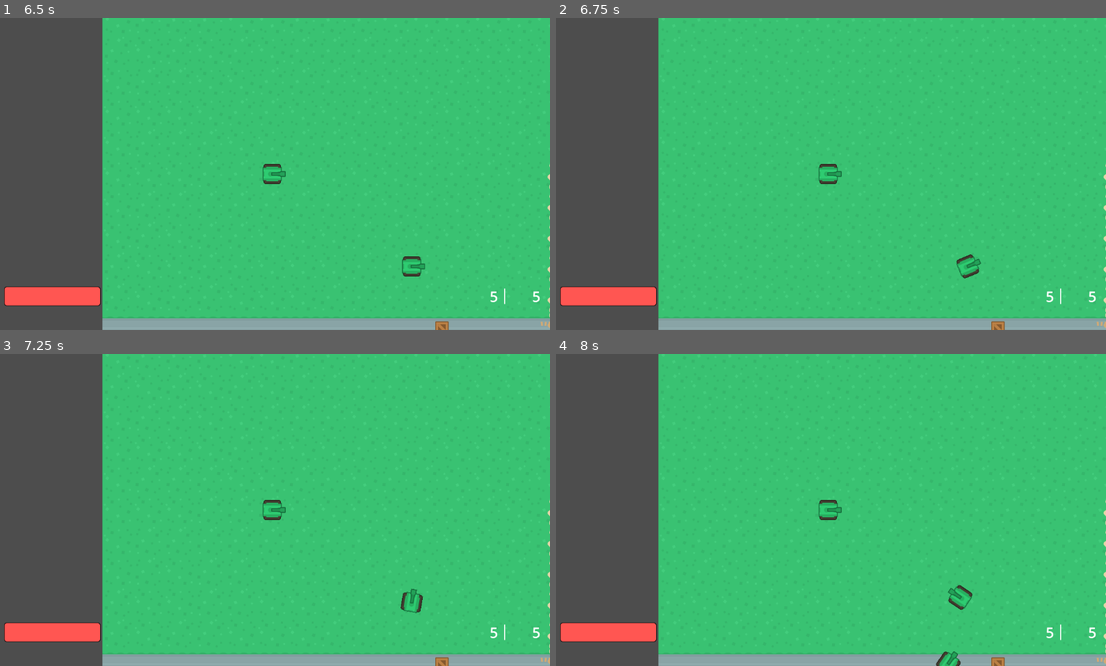
Above: before the commit, frames 1-4 (two rows, left to right).
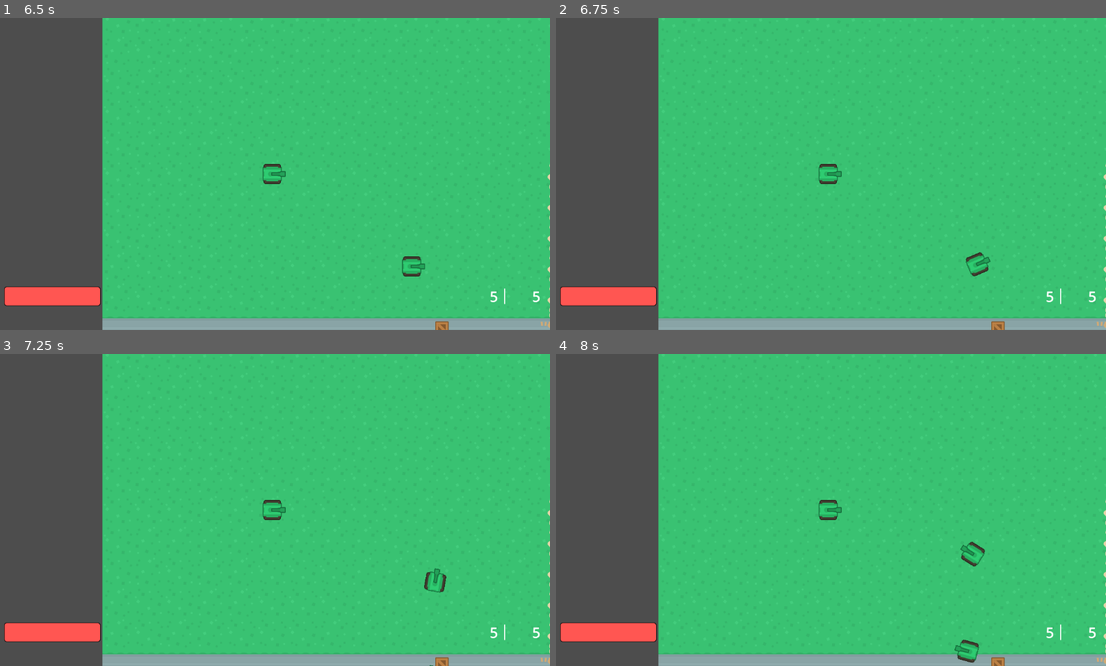
Above: after the commit, the same moments.

Repository: BrianMosbeux/Steel_Storm
Game: Godot game, scene res://scenes/main.tscn
Same seed, same stepped clock (60 frames per second), same inputs: the game is played once before the commit and once after it.
Inputs:
- Up to frame 1 (6.5 s): tap Enter at 4.25, 5.75 s; tap Space at 5 s
- Up to frame 2 (6.75 s): tap Space at 6.5 s
- Up to frame 3 (7.25 s): no input
- Up to frame 4 (8 s): no input

Frame 1 is identical in both runs. In frame 2, 0.2% of the frame differs, in the area x 72-80%, y 75-84%; in frame 3, 0.3%; in frame 4, 0.6%, in the area x 69-79%, y 60-100%.

Commit message:
Fix npc movement and add npcs to pathfinding calculation
In ai.gd physic_process, instead of rotating first and than moving, npc rotate toward the desired angle and move toward their current rotation angle
In pathfinding.dg add function update_navigation_map()

Diff:
--- a/scenes/enemy.tscn
+++ b/scenes/enemy.tscn
@@ -10,7 +10,7 @@
 [sub_resource type="RectangleShape2D" id="RectangleShape2D_ynfwj"]
 size = Vector2(40, 42)
 
-[node name="Enemy" type="CharacterBody2D" groups=["enemies"]]
+[node name="Enemy" type="CharacterBody2D" groups=["enemies", "obstacles"]]
 script = ExtResource("1_dbcdo")
 
 [node name="TankBodySprite" type="Sprite2D" parent="."]
--- a/scenes/main.tscn
+++ b/scenes/main.tscn
@@ -21,6 +21,7 @@
 1:0/0/terrain = 0
 1:0/0/terrains_peering_bit/bottom_side = 0
 1:0/0/terrains_peering_bit/top_side = 0
+1:0/0/custom_data_0 = true
 2:1/0 = 0
 2:1/0/terrain_set = 0
 2:1/0/terrain = 0
@@ -28,65 +29,80 @@
 2:1/0/terrains_peering_bit/bottom_side = 0
 2:1/0/terrains_peering_bit/left_side = 0
 2:1/0/terrains_peering_bit/top_side = 0
+2:1/0/custom_data_0 = true
 3:1/0 = 0
 3:1/0/terrain_set = 0
 3:1/0/terrain = 0
 3:1/0/terrains_peering_bit/right_side = 0
 3:1/0/terrains_peering_bit/bottom_side = 0
+3:1/0/custom_data_0 = true
 2:0/0 = 0
 2:0/0/terrain_set = 0
 2:0/0/terrain = 0
 2:0/0/terrains_peering_bit/right_side = 0
 2:0/0/terrains_peering_bit/left_side = 0
+2:0/0/custom_data_0 = true
 3:0/0 = 0
 3:0/0/terrain_set = 0
 3:0/0/terrain = 0
 3:0/0/terrains_peering_bit/right_side = 0
 3:0/0/terrains_peering_bit/bottom_side = 0
 3:0/0/terrains_peering_bit/top_side = 0
+3:0/0/custom_data_0 = true
 4:0/0 = 0
 4:0/0/terrain_set = 0
 4:0/0/terrain = 0
 4:0/0/terrains_peering_bit/bottom_side = 0
 4:0/0/terrains_peering_bit/left_side = 0
 4:0/0/terrains_peering_bit/top_side = 0
+4:0/0/custom_data_0 = true
 5:0/0 = 0
 5:0/0/terrain_set = 0
 5:0/0/terrain = 0
 5:0/0/terrains_peering_bit/right_side = 0
 5:0/0/terrains_peering_bit/left_side = 0
 5:0/0/terrains_peering_bit/top_side = 0
+5:0/0/custom_data_0 = true
 4:1/0 = 0
 4:1/0/terrain_set = 0
 4:1/0/terrain = 0
 4:1/0/terrains_peering_bit/bottom_side = 0
 4:1/0/terrains_peering_bit/left_side = 0
+4:1/0/custom_data_0 = true
 5:1/0 = 0
 5:1/0/terrain_set = 0
 5:1/0/terrain = 0
 5:1/0/terrains_peering_bit/right_side = 0
 5:1/0/terrains_peering_bit/top_side = 0
+5:1/0/custom_data_0 = true
 6:0/0 = 0
 6:0/0/terrain_set = 0
 6:0/0/terrain = 0
 6:0/0/terrains_peering_bit/right_side = 0
 6:0/0/terrains_peering_bit/bottom_side = 0
 6:0/0/terrains_peering_bit/left_side = 0
+6:0/0/custom_data_0 = true
 6:1/0 = 0
 6:1/0/terrain_set = 0
 6:1/0/terrain = 0
 6:1/0/terrains_peering_bit/left_side = 0
 6:1/0/terrains_peering_bit/top_side = 0
+6:1/0/custom_data_0 = true
 0:0/0 = 0
+0:0/0/custom_data_0 = true
 0:1/0 = 0
+0:1/0/custom_data_0 = true
 0:2/0 = 0
+0:2/0/custom_data_0 = true
 1:2/0 = 0
 1:2/0/terrain_set = 0
 1:2/0/terrain = 1
 1:2/0/terrains_peering_bit/bottom_side = 1
 1:2/0/terrains_peering_bit/top_side = 1
+1:2/0/custom_data_0 = true
 1:3/0 = 0
 1:3/0/terrain_set = 0
+1:3/0/custom_data_0 = true
 2:3/0 = 0
 2:3/0/terrain_set = 0
 2:3/0/terrain = 1
@@ -94,6 +110,7 @@
 2:3/0/terrains_peering_bit/bottom_side = 1
 2:3/0/terrains_peering_bit/left_side = 1
 2:3/0/terrains_peering_bit/top_side = 1
+2:3/0/custom_data_0 = true
 3:3/0 = 0
 3:3/0/terrain_set = 0
 3:3/0/terrain = 1
@@ -109,53 +126,73 @@
 5:3/0/terrain = 1
 5:3/0/terrains_peering_bit/right_side = 1
 5:3/0/terrains_peering_bit/top_side = 1
+5:3/0/custom_data_0 = true
 2:2/0 = 0
 2:2/0/terrain_set = 0
 2:2/0/terrain = 1
 2:2/0/terrains_peering_bit/right_side = 1
 2:2/0/terrains_peering_bit/left_side = 1
+2:2/0/custom_data_0 = true
 3:2/0 = 0
 3:2/0/terrain_set = 0
 3:2/0/terrain = 1
 3:2/0/terrains_peering_bit/right_side = 1
 3:2/0/terrains_peering_bit/bottom_side = 1
 3:2/0/terrains_peering_bit/top_side = 1
+3:2/0/custom_data_0 = true
 4:2/0 = 0
 4:2/0/terrain_set = 0
 4:2/0/terrain = 1
 4:2/0/terrains_peering_bit/bottom_side = 1
 4:2/0/terrains_peering_bit/left_side = 1
 4:2/0/terrains_peering_bit/top_side = 1
+4:2/0/custom_data_0 = true
 0:3/0 = 0
+0:3/0/custom_data_0 = true
 5:2/0 = 0
 5:2/0/terrain_set = 0
 5:2/0/terrain = 1
 5:2/0/terrains_peering_bit/right_side = 1
 5:2/0/terrains_peering_bit/left_side = 1
 5:2/0/terrains_peering_bit/top_side = 1
+5:2/0/custom_data_0 = true
 6:2/0 = 0
 6:2/0/terrain_set = 0
 6:2/0/terrain = 1
 6:2/0/terrains_peering_bit/right_side = 1
 6:2/0/terrains_peering_bit/bottom_side = 1
 6:2/0/terrains_peering_bit/left_side = 1
+6:2/0/custom_data_0 = true
 6:3/0 = 0
 6:3/0/terrain_set = 0
 6:3/0/terrain = 1
 6:3/0/terrains_peering_bit/left_side = 1
 6:3/0/terrains_peering_bit/top_side = 1
+6:3/0/custom_data_0 = true
 7:3/0 = 0
+7:3/0/custom_data_0 = true
 7:2/0 = 0
+7:2/0/custom_data_0 = true
 7:1/0 = 0
+7:1/0/custom_data_0 = true
 8:0/0 = 0
+8:0/0/custom_data_0 = true
 7:0/0 = 0
+7:0/0/custom_data_0 = true
 9:0/0 = 0
+9:0/0/custom_data_0 = true
 8:1/0 = 0
+8:1/0/custom_data_0 = true
 8:2/0 = 0
+8:2/0/custom_data_0 = true
 9:2/0 = 0
+9:2/0/custom_data_0 = true
 9:1/0 = 0
+9:1/0/custom_data_0 = true
 9:3/0 = 0
+9:3/0/custom_data_0 = true
 8:3/0 = 0
+8:3/0/custom_data_0 = true
 
 [sub_resource type="TileSet" id="TileSet_5f7g0"]
 tile_size = Vector2i(64, 64)
@@ -164,70 +201,12 @@
 terrain_set_0/terrain_0/color = Color(0.5, 0.34375, 0.25, 1)
 terrain_set_0/terrain_1/name = "sand_road"
 terrain_set_0/terrain_1/color = Color(0.5, 0.4375, 0.25, 1)
+custom_data_layer_0/name = "walkable"
+custom_data_layer_0/type = 1
 sources/0 = SubResource("TileSetAtlasSource_fwfdd")
 
 [node name="Main" type="Node2D"]
 script = ExtResource("1_qjmy5")
-
-[node name="BulletManager" type="Node2D" parent="."]
-script = ExtResource("2_5x1xw")
-
-[node name="CapturableBaseManager" type="Node2D" parent="."]
-script = ExtResource("4_1fhux")
-
-[node name="CapturableBase" parent="CapturableBaseManager" instance=ExtResource("6_nphai")]
-position = Vector2(704, 1312)
-
-[node name="CapturableBase2" parent="CapturableBaseManager" instance=ExtResource("6_nphai")]
-position = Vector2(1312, 1312)
-
-[node name="CapturableBase3" parent="CapturableBaseManager" instance=ExtResource("6_nphai")]
-position = Vector2(1920, 1312)
-
-[node name="AllyMapAI" parent="." instance=ExtResource("6_kdbq6")]
-Player = ExtResource("1_2efj0")
-team_name = 1
-Unit = ExtResource("4_4wfy7")
-
-[node name="EnemyMapAI" parent="." instance=ExtResource("6_kdbq6")]
-base_capture_start_order = 1
-team_name = 2
-Unit = ExtResource("3_eeaeo")
-
-[node name="AllyRespawnPoints" type="Node2D" parent="."]
-
-[node name="Marker2D" type="Marker2D" parent="AllyRespawnPoints"]
-position = Vector2(352, 992)
-
-[node name="Marker2D2" type="Marker2D" parent="AllyRespawnPoints"]
-position = Vector2(288, 1184)
-
-[node name="Marker2D3" type="Marker2D" parent="AllyRespawnPoints"]
-position = Vector2(288, 1440)
-
-[node name="Marker2D4" type="Marker2D" parent="AllyRespawnPoints"]
-position = Vector2(352, 1632)
-
-[node name="EnemyRespawnPoints" type="Node2D" parent="."]
-
-[node name="Marker2D" type="Marker2D" parent="EnemyRespawnPoints"]
-position = Vector2(2272, 992)
-rotation = 3.14159
-
-[node name="Marker2D2" type="Marker2D" parent="EnemyRespawnPoints"]
-position = Vector2(2336, 1184)
-rotation = 3.14159
-
-[node name="Marker2D3" type="Marker2D" parent="EnemyRespawnPoints"]
-position = Vector2(2336, 1440)
-rotation = 3.14159
-
-[node name="Marker2D4" type="Marker2D" parent="EnemyRespawnPoints"]
-position = Vector2(2272, 1632)
-rotation = 3.14159
-
-[node name="Camera2D" type="Camera2D" parent="."]
-position_smoothing_enabled = true
 
 [node name="TileMap" type="TileMap" parent="."]
 z_index = -1
@@ -235,6 +214,66 @@
 format = 2
 layer_0/tile_data = PackedInt32Array(0, 0, 0, 65536, 0, 0, 131072, 0, 0, 196608, 0, 1, 262144, 0, 1, 327680, 0, 1, 3932 …(24828 unchanged characters)…
 
+[node name="BulletManager" type="Node2D" parent="."]
+script = ExtResource("2_5x1xw")
+
+[node name="CapturableBaseManager" type="Node2D" parent="."]
+script = ExtResource("4_1fhux")
+
+[node name="CapturableBase" parent="CapturableBaseManager" instance=ExtResource("6_nphai")]
+position = Vector2(704, 1312)
+
+[node name="CapturableBase2" parent="CapturableBaseManager" instance=ExtResource("6_nphai")]
+position = Vector2(1312, 1312)
+
+[node name="CapturableBase3" parent="CapturableBaseManager" instance=ExtResource("6_nphai")]
+position = Vector2(1920, 1312)
+
+[node name="AllyMapAI" parent="." instance=ExtResource("6_kdbq6")]
+Player = ExtResource("1_2efj0")
+team_name = 1
+Unit = ExtResource("4_4wfy7")
+
+[node name="EnemyMapAI" parent="." instance=ExtResource("6_kdbq6")]
+base_capture_start_order = 1
+team_name = 2
+Unit = ExtResource("3_eeaeo")
+
+[node name="AllyRespawnPoints" type="Node2D" parent="."]
+
+[node name="Marker2D" type="Marker2D" parent="AllyRespawnPoints"]
+position = Vector2(352, 992)
+
+[node name="Marker2D2" type="Marker2D" parent="AllyRespawnPoints"]
+position = Vector2(288, 1184)
+
+[node name="Marker2D3" type="Marker2D" parent="AllyRespawnPoints"]
+position = Vector2(288, 1440)
+
+[node name="Marker2D4" type="Marker2D" parent="AllyRespawnPoints"]
+position = Vector2(352, 1632)
+
+[node name="EnemyRespawnPoints" type="Node2D" parent="."]
+
+[node name="Marker2D" type="Marker2D" parent="EnemyRespawnPoints"]
+position = Vector2(2272, 992)
+rotation = 3.14159
+
+[node name="Marker2D2" type="Marker2D" parent="EnemyRespawnPoints"]
+position = Vector2(2336, 1184)
+rotation = 3.14159
+
+[node name="Marker2D3" type="Marker2D" parent="EnemyRespawnPoints"]
+position = Vector2(2336, 1440)
+rotation = 3.14159
+
+[node name="Marker2D4" type="Marker2D" parent="EnemyRespawnPoints"]
+position = Vector2(2272, 1632)
+rotation = 3.14159
+
+[node name="Camera2D" type="Camera2D" parent="."]
+position_smoothing_enabled = true
+
 [node name="HUD" parent="." instance=ExtResource("10_asviy")]
 
 [node name="PathFinding" type="Node2D" parent="."]
--- a/scripts/ai.gd
+++ b/scripts/ai.gd
@@ -52,12 +52,21 @@
 	match current_state:
 		State.PATROL:
 			if not patrol_location_reached:
-				var angle_to_patrol_location: float = (patrol_location - npc.global_position).angle()
-				npc.rotation = rotate_toward(npc.global_rotation, angle_to_patrol_location, 2 * delta)
-				if angle_to_patrol_location == npc.rotation:
-					npc.velocity = Vector2(npc.speed, 0.0).rotated(angle_to_patrol_location)
-					#npc.position += npc.velocity * delta
+				var path = path_finding.get_new_path(global_position, patrol_location)
+				if path.size() > 1:
+					var angle_to_path_1: float = (path[1] - npc.global_position).angle()
+					var current_angle: float = rotate_toward(npc.global_rotation, angle_to_path_1, 2 * delta)
+					npc.global_rotation = current_angle
+					npc.velocity = Vector2(npc.speed, 0.0).rotated(current_angle)
 					npc.move_and_slide()
+
+					#
+					#var angle_to_patrol_location: float = (path[1] - npc.global_position).angle()
+					#npc.global_rotation = rotate_toward(npc.global_rotation, angle_to_patrol_location, 2 * delta)
+					#if angle_to_patrol_location == npc.global_rotation:
+						#npc.velocity = Vector2(npc.speed, 0.0).rotated(angle_to_patrol_location)
+						##npc.position += npc.velocity * delta
+						#npc.move_and_slide()
 				if npc.has_reached_position(patrol_location):
 					patrol_location_reached = true
 					npc.velocity = Vector2.ZERO
@@ -75,10 +84,13 @@
 				#npc.velocity = direction * npc.speed
 				#npc.move_and_slide()
 				var angle_to_path_1: float = (path[1] - npc.global_position).angle()
-				npc.rotation = rotate_toward(npc.rotation, angle_to_path_1, 2 * delta)
-				if angle_to_path_1 == npc.rotation:
-					npc.velocity = Vector2(npc.speed, 0.0).rotated(angle_to_path_1)
-					npc.move_and_slide()
+				var current_angle: float = rotate_toward(npc.global_rotation, angle_to_path_1, 2 * delta)
+				npc.global_rotation = current_angle
+				npc.velocity = Vector2(npc.speed, 0.0).rotated(current_angle)
+				npc.move_and_slide()
+				#else:
+					#print("angle not found")
+					#print(angle_to_path_1 - npc.global_rotation)
 			else:
 				current_state = State.PATROL
 			#else:
--- a/scripts/npc.gd
+++ b/scripts/npc.gd
@@ -9,6 +9,8 @@
 @onready var ai = $AI
 @onready var weapon = $Weapon
 @onready var team = $Team
+@onready var collision_shape_2d = $CollisionShape2D
+
 
 
 var speed = 100
--- a/scripts/pathfinding.gd
+++ b/scripts/pathfinding.gd
@@ -5,18 +5,38 @@
 var astar_grid = AStarGrid2D.new()
 var half_cell_size: Vector2
 
+func _physics_process(delta):
+	update_navigation_map()
+
 
 func create_astar_grid_2d(tile_map: TileMap):
 	self.tile_map = tile_map
 	astar_grid.region = tile_map.get_used_rect()
+	#print(astar_grid.region)
 	astar_grid.cell_size = tile_map.tile_set.tile_size
 	half_cell_size = astar_grid.cell_size / 2
+	astar_grid.diagonal_mode = AStarGrid2D.DIAGONAL_MODE_ONLY_IF_NO_OBSTACLES
 	astar_grid.update()
 
-	#var region_size = astar_grid.region.size
+
+			#print(astar_grid.get_point_position(Vector2i(x,y)))
+
+func update_navigation_map():
+	create_astar_grid_2d(tile_map)
+	var region_size = astar_grid.region.size
+	var obstacles = get_tree().get_nodes_in_group("obstacles")
 	#for x in region_size.x:
 		#for y in region_size.y:
-			#print(astar_grid.get_point_position(Vector2i(x,y)))
+			#var tile_position = Vector2i(x, y)
+			#var tile_data = tile_map.get_cell_tile_data(0, tile_position)
+			#if tile_data == null or tile_data.get_custom_data("walkable") == false:
+				#astar_grid.set_point_solid(tile_position)
+	for obstacle in obstacles:
+		if obstacle is CharacterBody2D:
+			var tile_coord = tile_map.local_to_map(obstacle.collision_shape_2d.global_position)
+			astar_grid.set_point_solid(tile_coord, true)
+
+
 
 
 func get_new_path(start_pos: Vector2, end_pos: Vector2):
@@ -37,5 +57,4 @@
 
 	if path_world.size() < 1:
 		print("no path")
-
 	return path_world
